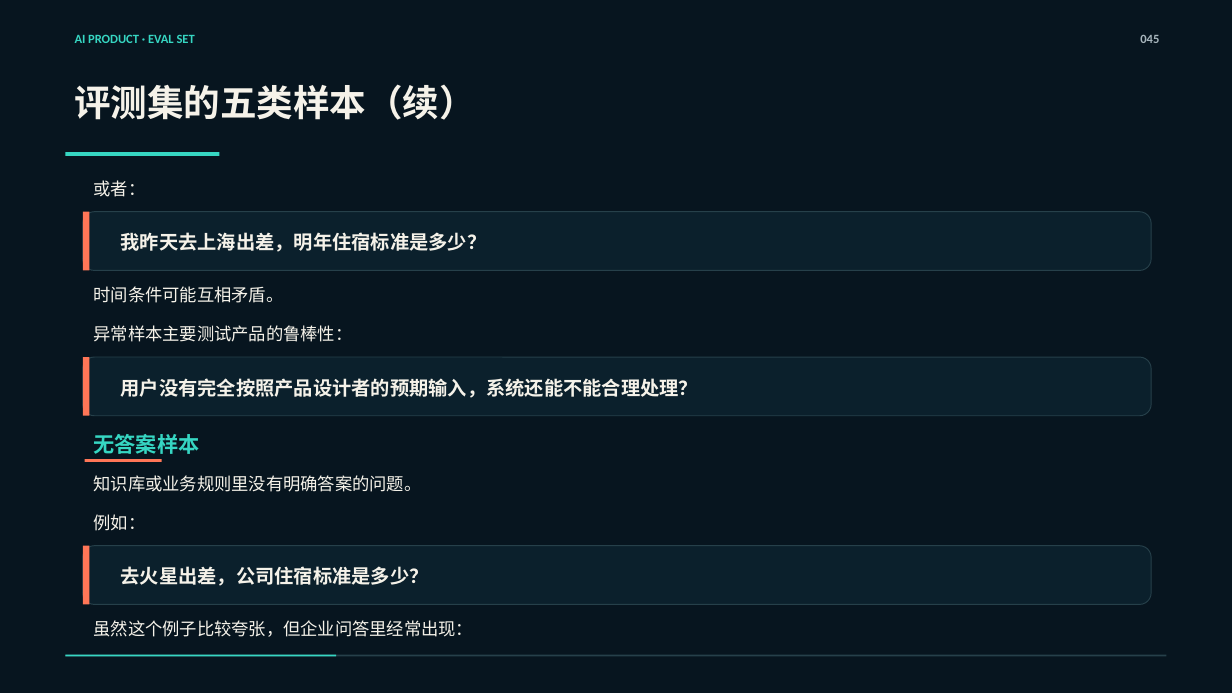
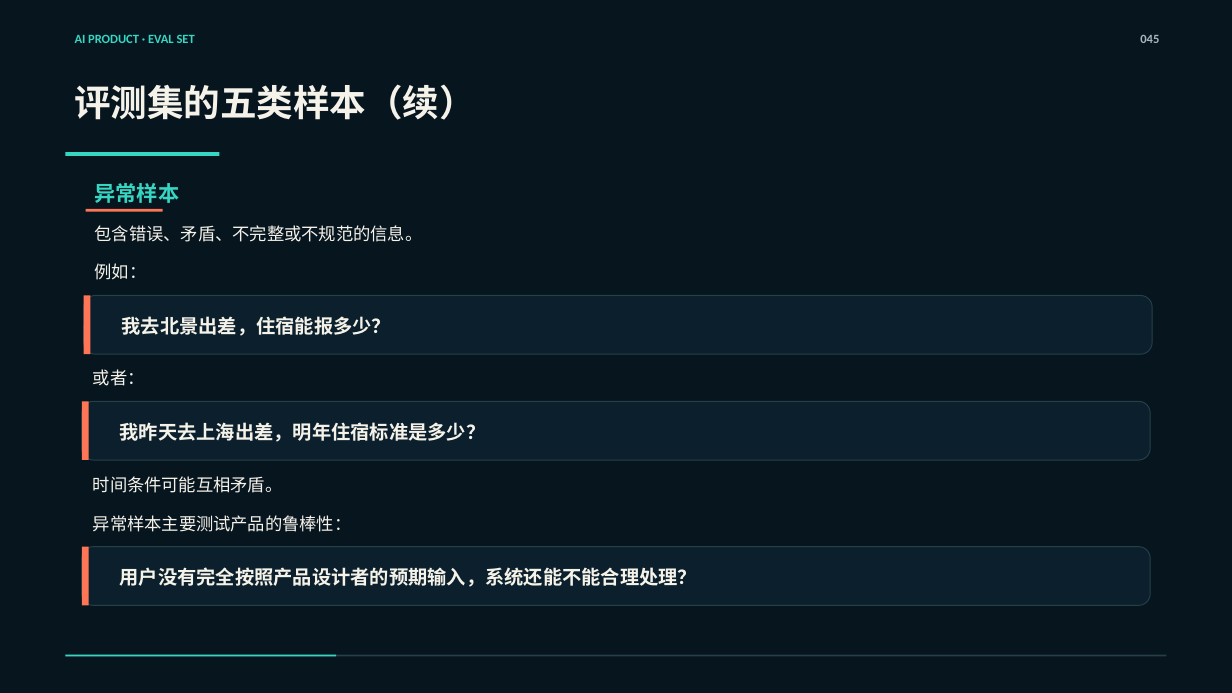
Before and after one commit to zhangkai2237/AI-Course, a slide deck: slide 39 of 课程生产/第一阶段/第09课_AI产品测试、指标与Bad Case_重做工作区/第09课_正式PPT_严格按MD版.pptx (slide 45 before the commit). Drawn at 1232x693 pixels with LibreOffice and Linux fonts; fonts in the diff are those of the drawing. Boxes give left, top, right and bottom in pixels: in the first picture for what was removed or moved away, otherwise in the second. Text is boxed around its words. In the diff, an @@ line names an element or a change of style, - is before the commit and + after.

```diff
--- a/课程生产/第一阶段/第09课_AI产品测试、指标与Bad Case_重做工作区/第09课_正式PPT_严格按MD版.pptx
+++ b/课程生产/第一阶段/第09课_AI产品测试、指标与Bad Case_重做工作区/第09课_正式PPT_严格按MD版.pptx
@@ text added at [95,183,179,203], 16.5 pt, text #36D6C2, bold @@
+异常样本
@@ text added at [95,225,423,242], 13.5 pt, text #F5F2E9 @@
+包含错误、矛盾、不完整或不规范的信息。
@@ 2 rectangles, 1 text, 1 rounded rectangle: place and size @@
-2 rectangles, 1 text, 1 rounded rectangle at [83,459,1152,605]
+2 rectangles, 1 text, 1 rounded rectangle at [84,209,1153,355]
@@ text added at [122,316,391,336], 15 pt, text #F5F2E9, bold @@
+我去北景出差，住宿能报多少？
@@ text removed at [94,434,199,454] @@
-无答案样本
@@ text removed at [94,475,422,492] @@
-知识库或业务规则里没有明确答案的问题。
@@ 5 texts, 2 rounded rectangles, 2 rectangles: place and size @@
-5 texts, 2 rounded rectangles, 2 rectangles at [83,180,1152,416]
+5 texts, 2 rounded rectangles, 2 rectangles at [82,369,1151,606]
@@ text removed at [121,566,429,586] @@
-去火星出差，公司住宿标准是多少？
@@ text removed at [94,620,473,637] @@
-虽然这个例子比较夸张，但企业问答里经常出现：
```
Also in this commit, not shown: 35 other slides changed, 2 slides added, 9 slides removed.
